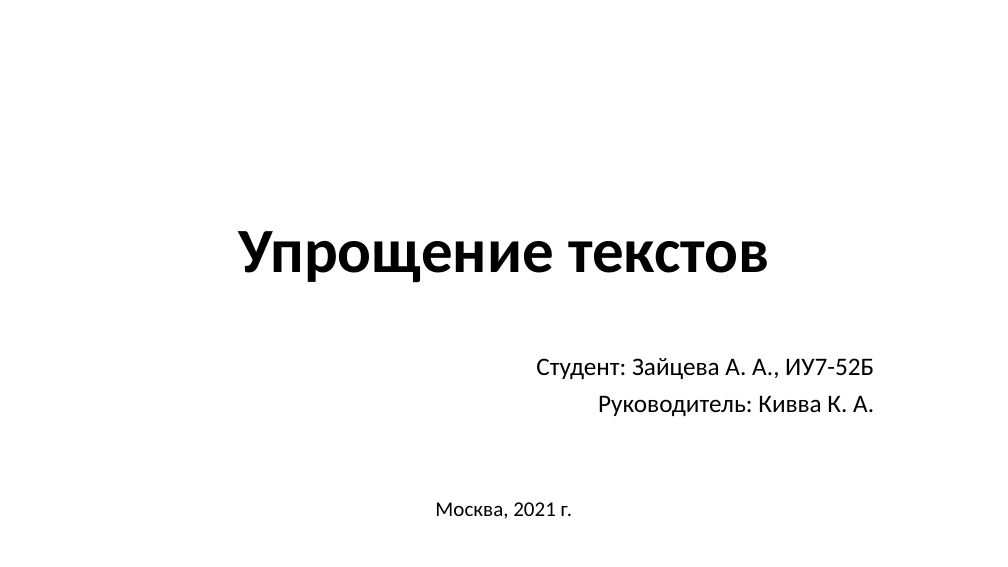
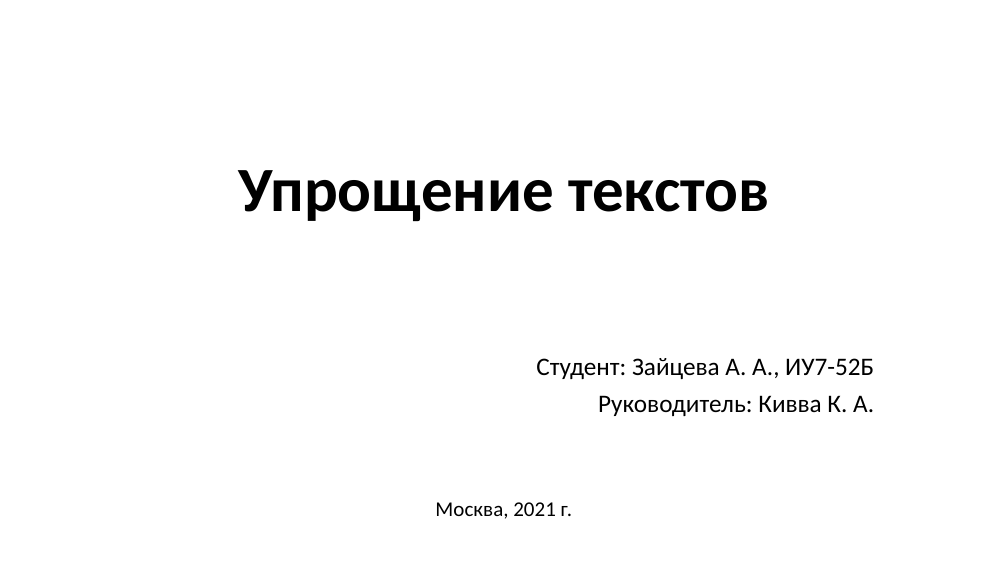
Before and after one commit to alena-zayts/BMSTU_5sem_research_work, a slide deck: slide 1 of PREZ.PPTX. Drawn at 1008x567 pixels with LibreOffice and Linux fonts; fonts in the diff are those of the drawing. Boxes give left, top, right and bottom in pixels: in the first picture for what was removed or moved away, otherwise in the second. Text is boxed around its words. In the diff, an @@ line names an element or a change of style, - is before the commit and + after.

```diff
--- a/PREZ.PPTX
+++ b/PREZ.PPTX
@@ title "Упрощение текстов": place and size @@
-title "Упрощение текстов" at [238,231,769,282]
+title "Упрощение текстов" at [238,170,769,221]
```
Also in this commit, not shown: 3 other slides changed, 12 other files.
